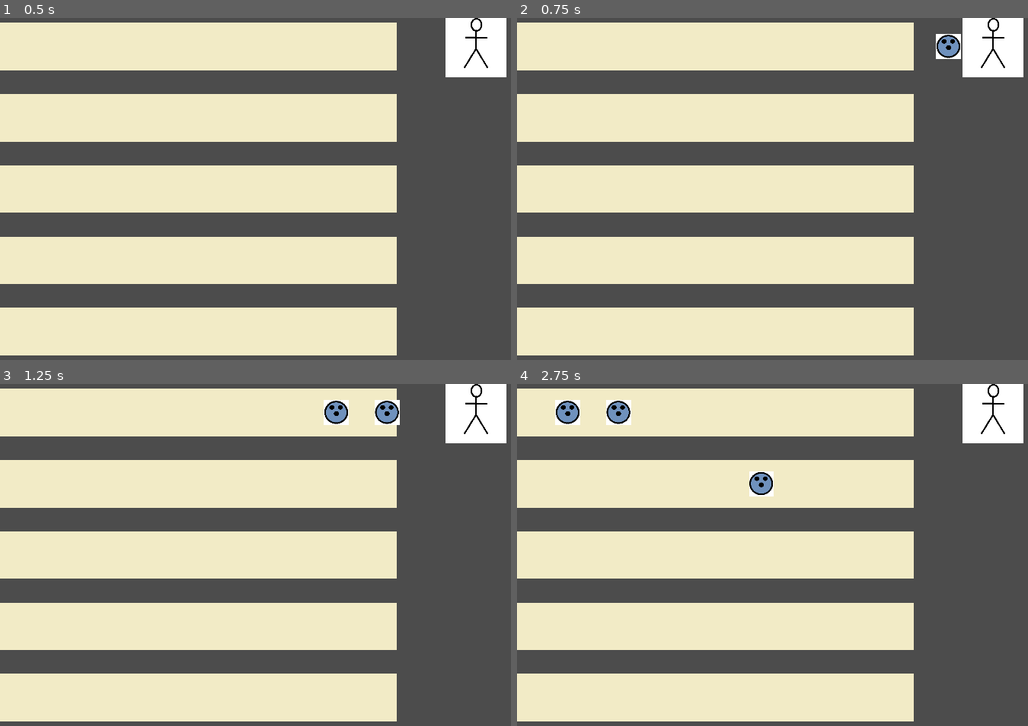
Above: before the commit, frames 1-4 (two rows, left to right).
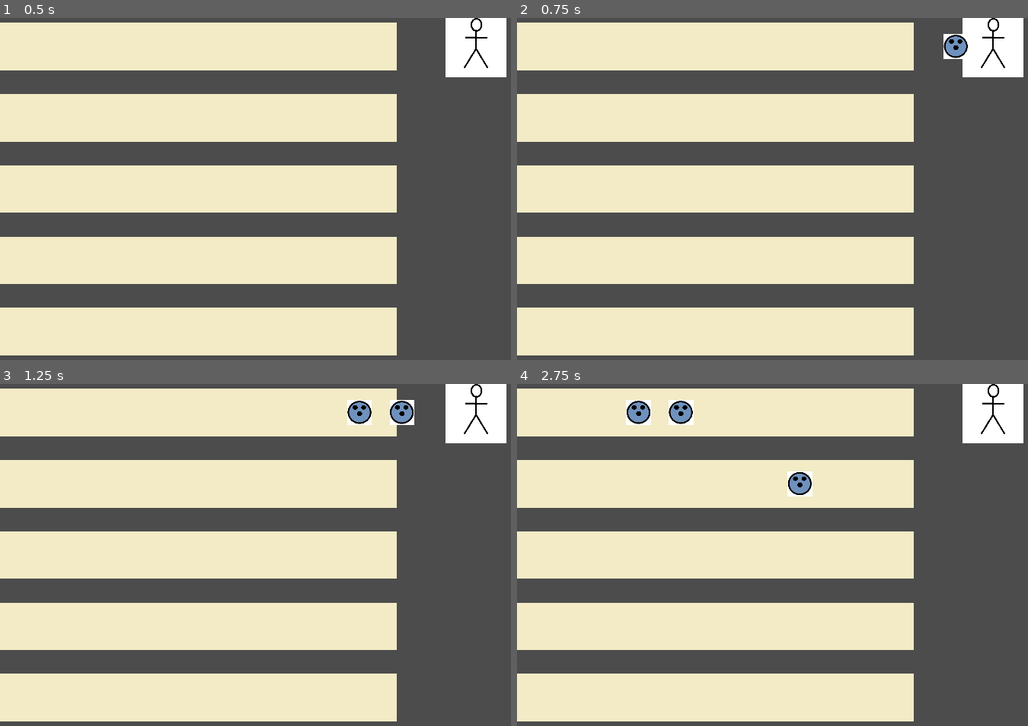
Above: after the commit, the same moments.

Repository: FreemanSpray/EECS_690
Game: Godot game, scene res://Scenes/Main.tscn
Same seed, same stepped clock (60 frames per second), same inputs: the game is played once before the commit and once after it.
Inputs:
- Up to frame 1 (0.5 s): no input
- Up to frame 2 (0.75 s): tap Enter (ui_accept) at 0.5 s; hold Up (ui_up) from 0.53 s (still down)
- Up to frame 3 (1.25 s): keep holding Up (ui_up); tap Enter (ui_accept) at 0.77 s
- Up to frame 4 (2.75 s): release Up (ui_up) at 1.28 s; hold Down (ui_down) 1.28-2.03 s; tap Enter (ui_accept) at 1.52 s; hold Up (ui_up) from 2.03 s (still down)

Frame 1 is identical in both runs. In frame 2, 0.3% of the frame differs, in the area x 81-89%, y 4-12%; in frame 3, 1.2%; in frame 4, 2.0%, in the area x 7-58%, y 4-33%.

Commit message:
Implement bowling ball hits
Reimplement movement to check for and handle collisions. Give hit boxes to bowling balls and monsters

Diff:
--- a/Scenes/BowlingBall.gd
+++ b/Scenes/BowlingBall.gd
@@ -1,25 +1,28 @@
-extends Node2D
+extends KinematicBody2D
 
 # Declare member variables here. Examples:
 var m_lane
 var m_ball_id
 var m_start_pos = Vector2(0,0)
 var m_dest_pos = Vector2(0,0)
-var m_speed
+var m_speed = 500
+var m_velocity = Vector2(-1,0)
 
 
 # Called when the node enters the scene tree for the first time.
 func _ready():
-	m_speed = 10
-
+	pass
 
 # Called every frame. 'delta' is the elapsed time since the previous frame.
 #func _process(delta):
 #	pass
 
-func _physics_process(_delta):
+func _physics_process(delta):
+	var pos = get("position")
+	if pos == m_dest_pos:
+		queue_free()
 	if m_dest_pos != Vector2(0,0):
-		var pos =  get("position")
-		set("position", pos.move_toward(m_dest_pos, m_speed))
-		if pos == m_dest_pos:
+		m_velocity = m_velocity.normalized() * m_speed
+		var collision = move_and_collide(m_velocity*delta)
+		if collision:
 			queue_free()
--- a/Scenes/BowlingBall.tscn
+++ b/Scenes/BowlingBall.tscn
@@ -3,8 +3,12 @@
 [ext_resource path="res://Scenes/BowlingBall.gd" type="Script" id=1]
 [ext_resource path="res://Assets/BallSprite.png" type="Texture" id=2]
 
-[node name="BowlingBall" type="Node2D"]
+[node name="BowlingBall" type="KinematicBody2D"]
+collision_layer = 2
 script = ExtResource( 1 )
 
 [node name="Sprite" type="Sprite" parent="."]
 texture = ExtResource( 2 )
+
+[node name="HitboxShape" type="CollisionPolygon2D" parent="."]
+polygon = PoolVector2Array( -96, -96, 96, -96, 96, 96, -96, 96 )
--- a/Scenes/Monster.gd
+++ b/Scenes/Monster.gd
@@ -1,22 +1,36 @@
-extends Node2D
+extends KinematicBody2D
 
 # Declare member variables here. Examples:
 var m_lane
 var m_monster_id
 var m_start_pos = Vector2(0,0)
 var m_dest_pos = Vector2(0,0)
-var m_speed
+var m_speed = 250
+var m_velocity = Vector2(1,0)
+var m_hp = 2
 
 
 # Called when the node enters the scene tree for the first time.
 func _ready():
-	m_speed = 5
-
+	pass
 
 # Called every frame. 'delta' is the elapsed time since the previous frame.
 #func _process(delta):
 #	pass
 
-func _physics_process(_delta):
+func _physics_process(delta):
+	# We use collision in the kineticBody itself rather than with an Area2D because it is simpler
+	# (and because I couldn't get the Area 2D to work with kinematicBodies - see supposed explanation of the
+	# other method here:  https://stackoverflow.com/questions/66906099/how-do-i-detect-collision-in-godot).
+	var pos = get("position")
+	if pos == m_dest_pos:
+		return
 	if m_dest_pos != Vector2(0,0):
-		set("position", get("position").move_toward(m_dest_pos, m_speed))
+	# Manual movement like below does not allow for collisions, according to https://godotengine.org/qa/58425/collision-between-two-kinematic-bodies
+	#	set("position", get("position").move_toward(m_dest_pos, m_speed))
+		m_velocity = m_velocity.normalized() * m_speed
+		var collision = move_and_collide(m_velocity*delta)
+		if collision:
+			m_hp-=1
+			if m_hp == 0:
+				queue_free()
--- a/Scenes/Monster.tscn
+++ b/Scenes/Monster.tscn
@@ -3,8 +3,9 @@
 [ext_resource path="res://Assets/MonsterSprite.png" type="Texture" id=1]
 [ext_resource path="res://Scenes/Monster.gd" type="Script" id=2]
 
-[node name="Monster" type="Node2D"]
+[node name="Monster" type="KinematicBody2D"]
 position = Vector2( 1672, 882 )
+collision_mask = 2
 script = ExtResource( 2 )
 __meta__ = {
 "_edit_group_": true
@@ -12,3 +13,6 @@
 
 [node name="Sprite" type="Sprite" parent="."]
 texture = ExtResource( 1 )
+
+[node name="HurtboxShape" type="CollisionPolygon2D" parent="."]
+polygon = PoolVector2Array( -96, -96, 96, -96, 96, 96, -96, 96 )
